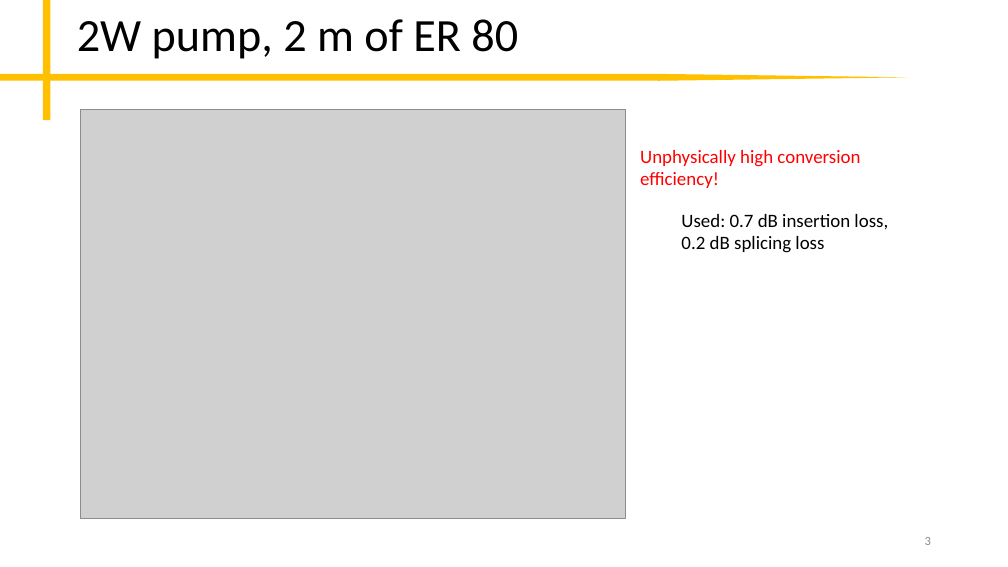
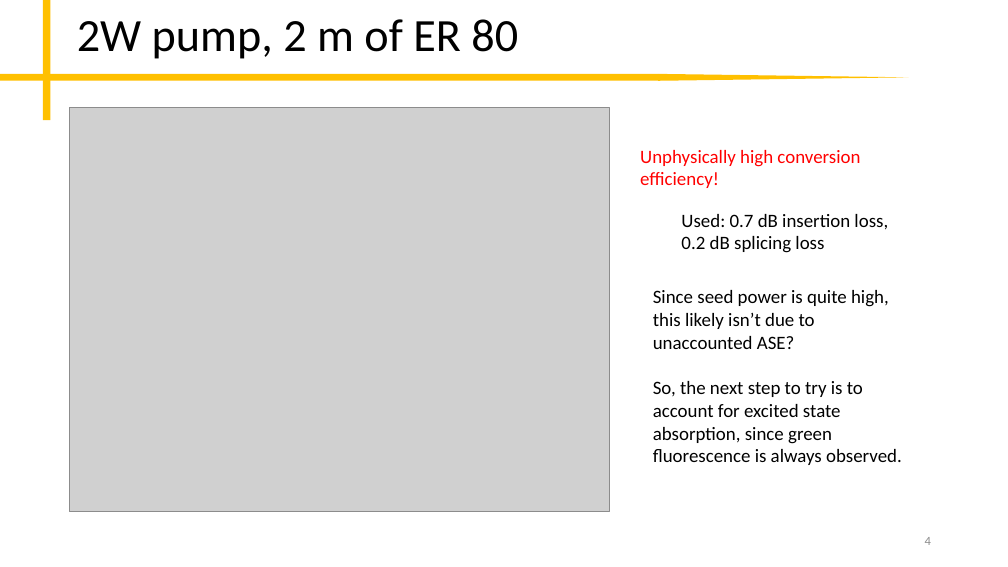
Before and after one commit to peter-chang62/Laser-Design-Scripts, a slide deck: slide 4 of memo.pptx (slide 3 before the commit). Drawn at 1008x567 pixels with LibreOffice and Linux fonts; fonts in the diff are those of the drawing; grey boxes stand for pictures. Boxes give left, top, right and bottom in pixels: in the first picture for what was removed or moved away, otherwise in the second. Text is boxed around its words. In the diff, an @@ line names an element or a change of style, - is before the commit and + after.

```diff
--- a/memo.pptx
+++ b/memo.pptx
@@ picture: place and size @@
-picture at <box>80,109,625,518</box>
+picture at <box>70,107,609,512</box>
@@ text added at <box>653,290,902,465</box>, 18 pt, text #000000 @@
+Since seed power is quite high, this likely isn’t due to unaccounted ASE?
+So, the next step to try is to account for excited state absorption, since green fluorescence is always observed.
@@ page number at <box>925,537,931,545</box>: text changed @@
-3
+4
```
Also in this commit, not shown: 4 other slides changed, 2 slides added, 2 other files.
